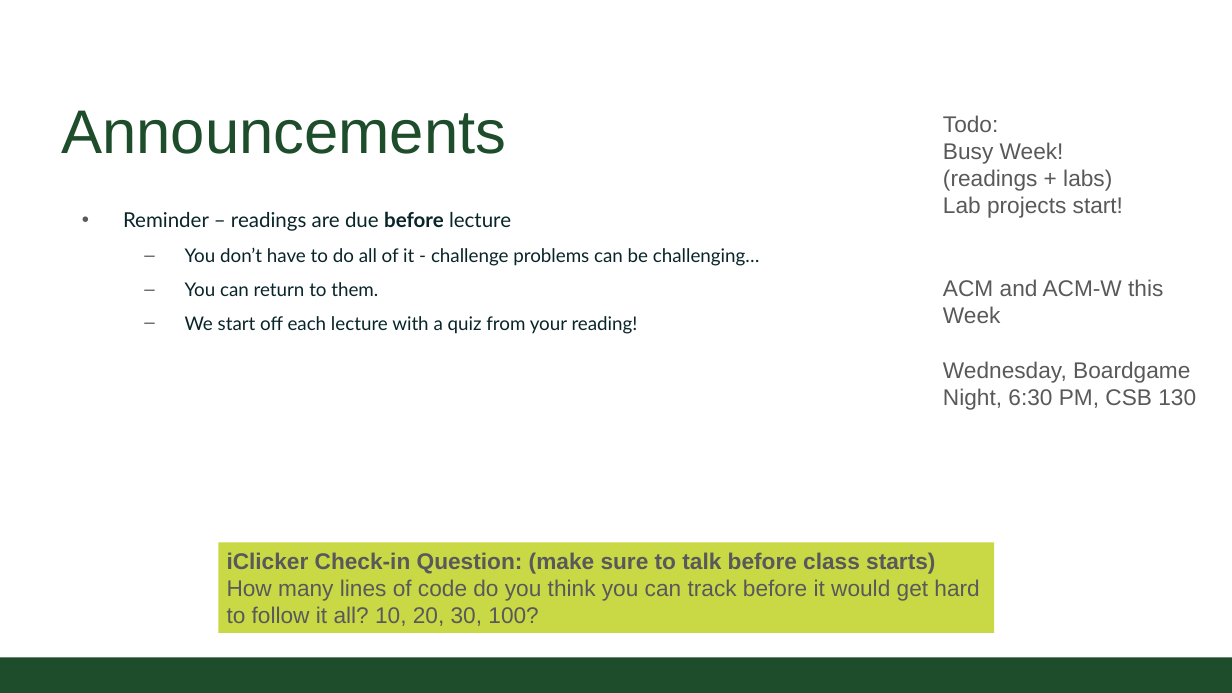
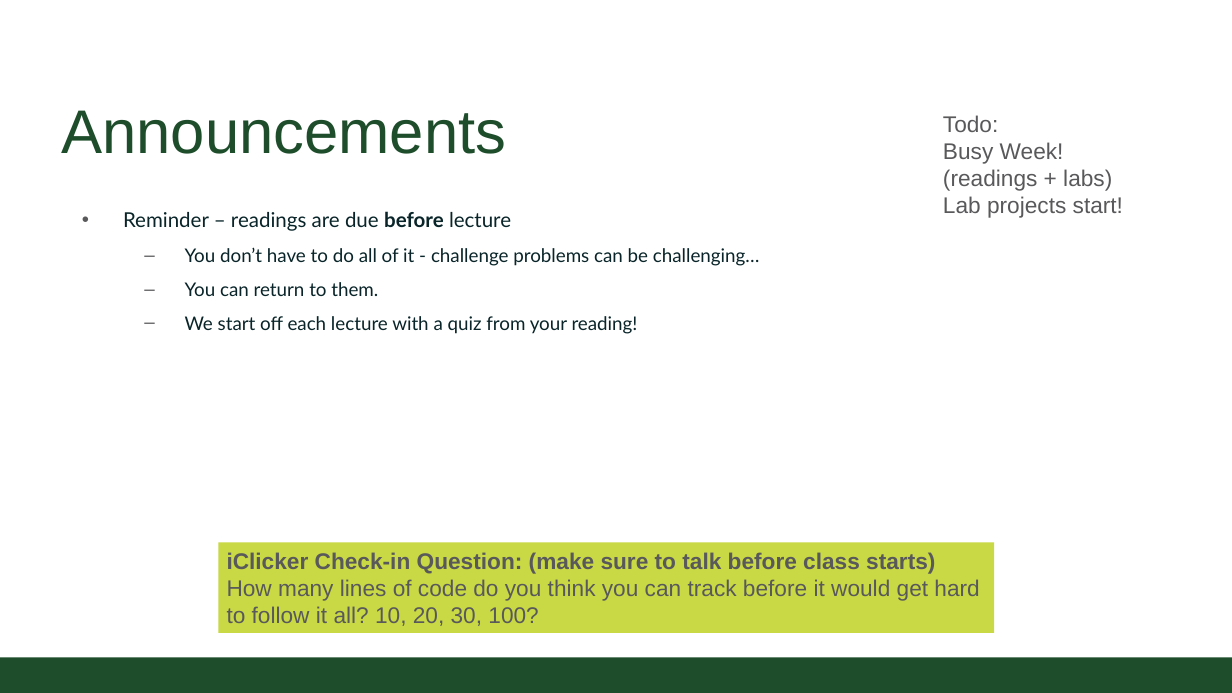
Before and after one commit to CSU-CompSci-CS163-4/Handouts, a slide deck: slide 2 of slides/On-Campus/02_02_ObjectsMethods.pptx. Drawn at 1232x693 pixels with LibreOffice and Linux fonts; fonts in the diff are those of the drawing; background and template pictures are left out. Boxes give left, top, right and bottom in pixels: in the first picture for what was removed or moved away, otherwise in the second. Text is boxed around its words. In the diff, an @@ line names an element or a change of style, - is before the commit and + after.

Commit message:
Updated Lectures

```diff
--- a/slides/On-Campus/02_02_ObjectsMethods.pptx
+++ b/slides/On-Campus/02_02_ObjectsMethods.pptx
@@ text removed at box(943, 279, 1196, 410) @@
-ACM and ACM-W this Week
-Wednesday, Boardgame Night, 6:30 PM, CSB 130
```
Also in this commit, not shown: 3 other files.
